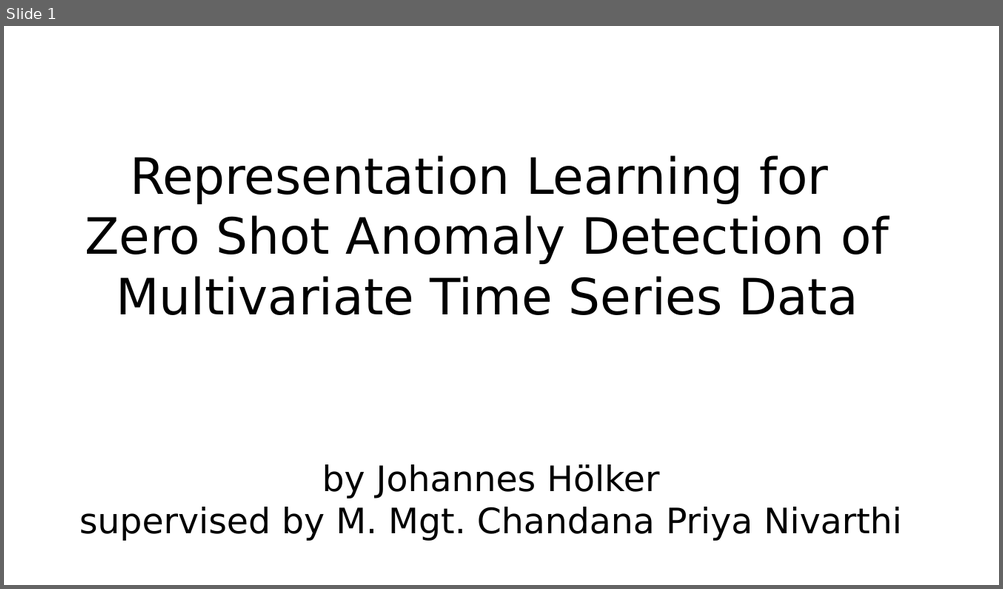
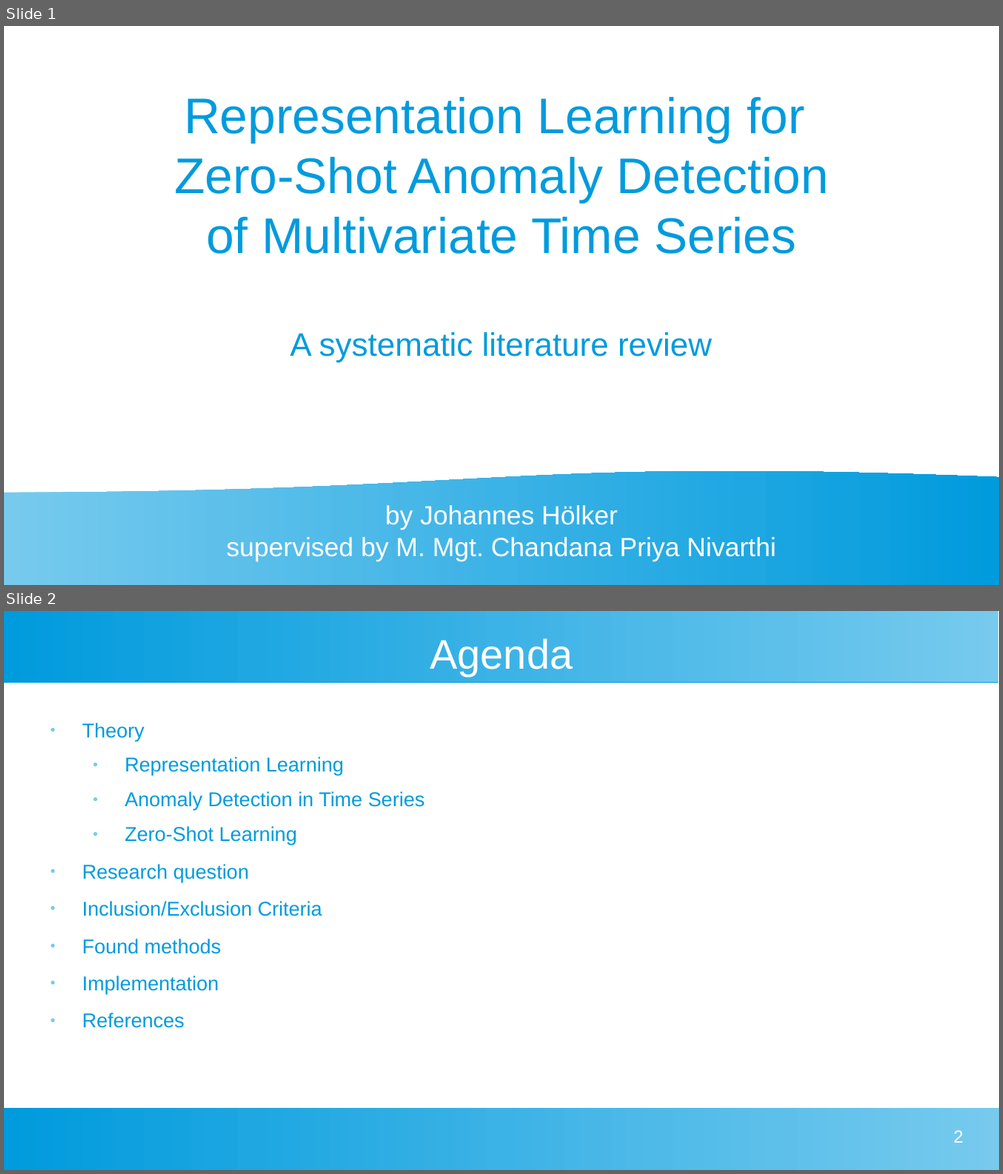
Before and after one commit to johanneshoelker/Smart-Systems-Paper, a slide deck: Presentation/Kolloq.odp. Shown one above the other, each under a label of ours: slide 1 before the commit, slides 1 and 2 after it. The pictures are 1003x589 and 1003x1174 pixels, drawn with LibreOffice and Linux fonts; fonts in the diff are those of the drawing. Boxes give left, top, right and bottom in pixels: in the first picture for what was removed or moved away, otherwise in the second. Text is boxed around its words. In the diff, an @@ line names an element or a change of style, - is before the commit and + after.

```diff
--- a/Presentation/Kolloq.odp
+++ b/Presentation/Kolloq.odp
@@ slide 2 added at (x1=4, y1=611, x2=999, y2=1170), background #FFFFFF @@
@@ rectangle added at (x1=4, y1=611, x2=999, y2=682), fill gradient #77CAEE to #75C9EE to #73C9ED to #71C8ED to #6FC7ED to #6EC6ED @@
@@ title added at (x1=430, y1=638, x2=573, y2=676), 33 pt, text #FFFFFF @@
+Agenda
@@ text added at (x1=82, y1=723, x2=425, y2=1028), 16 pt, text #009BDD @@
+● Theory
+  ● Representation Learning
+  ● Anomaly Detection in Time Series
+  ● Zero-Shot Learning
+● Research question
+● Inclusion/Exclusion Criteria
+● Found methods
+● Implementation
+● References
@@ rectangle added at (x1=4, y1=1108, x2=999, y2=1170), fill gradient #77CAEE to #75C9EE to #73C9ED to #71C8ED to #6FC7ED to #6EC6ED @@
@@ page number added at (x1=953, y1=1130, x2=963, y2=1143), 14 pt, text #FFFFFF @@
+2
@@ slide 1 changed as well @@
@@ subtitle at (x1=174, y1=97, x2=828, y2=363): text changed; font DejaVu Sans to Arial; text colour #000000 to #009BDD @@
-Representation Learning for
-Zero Shot Anomaly Detection of Multivariate Time Series Data
+Representation Learning for
+Zero-Shot Anomaly Detection
+of Multivariate Time Series
+A systematic literature review
@@ flow chart document added at (x1=4, y1=470, x2=999, y2=585), fill gradient #77CAEE to #75C9EE to #73C9ED to #71C8ED to #6FC7ED to #6EC6ED @@
@@ title "by Johannes Hölker" moved from (x1=79, y1=465, x2=902, y2=541) to (x1=226, y1=506, x2=775, y2=562) @@
@@ title "by Johannes Hölker" at (x1=226, y1=506, x2=775, y2=562): size 28 to 21 pt, font DejaVu Sans to Arial, text colour #000000 to #FFFFFF @@
```
Also in this commit, not shown: 10 other slides added, 2 slides removed, 1 other file.
